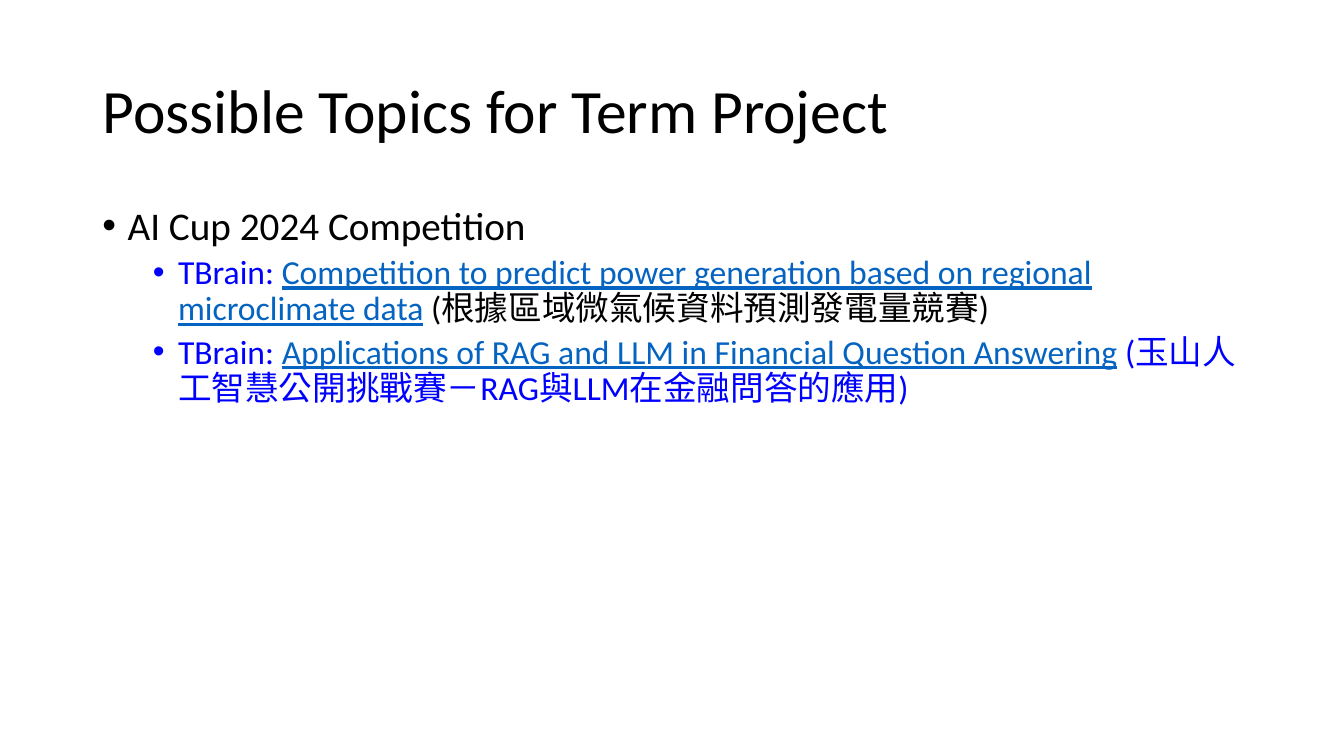
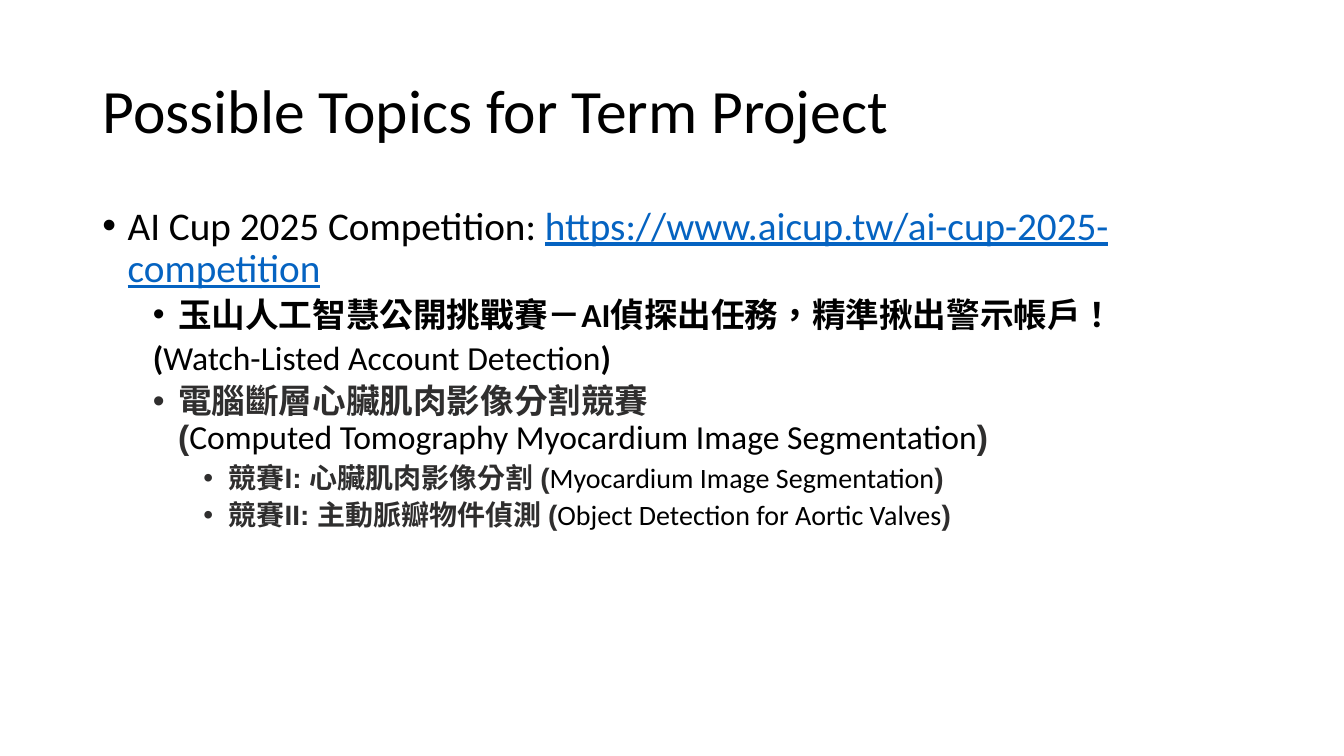
Before and after one commit to chriswjh/chriswjh.github.io, a slide deck: slide 6 of BDM/proposal.pptx. Drawn at 1344x756 pixels with LibreOffice and Linux fonts; fonts in the diff are those of the drawing. Boxes give left, top, right and bottom in pixels: in the first picture for what was removed or moved away, otherwise in the second. Text is boxed around its words. In the diff, an @@ line names an element or a change of style, - is before the commit and + after.

```diff
--- a/BDM/proposal.pptx
+++ b/BDM/proposal.pptx
@@ text at <box>128,212,1115,531</box>: text changed; text colour #0563C1 to #000000 @@
-• AI Cup 2024 Competition
-  • TBrain: Competition to predict power generation based on regional microclimate data (根據區域微氣候資料預測發電量競賽)
-  • TBrain: Applications of RAG and LLM in Financial Question Answering (玉山人工智慧公開挑戰賽－RAG與LLM在金融問答的應用)
+• AI Cup 2025 Competition: https://www.aicup.tw/ai-cup-2025-competition
+  • 玉山人工智慧公開挑戰賽－AI偵探出任務，精準揪出警示帳戶！
+  (Watch-Listed Account Detection)
+  • 電腦斷層心臟肌肉影像分割競賽
+    (Computed Tomography Myocardium Image Segmentation)
+    • 競賽I: 心臟肌肉影像分割 (Myocardium Image Segmentation)
+    • 競賽II: 主動脈瓣物件偵測 (Object Detection for Aortic Valves)
```
Also in this commit, not shown: 3 other slides changed, 3 slides added.
